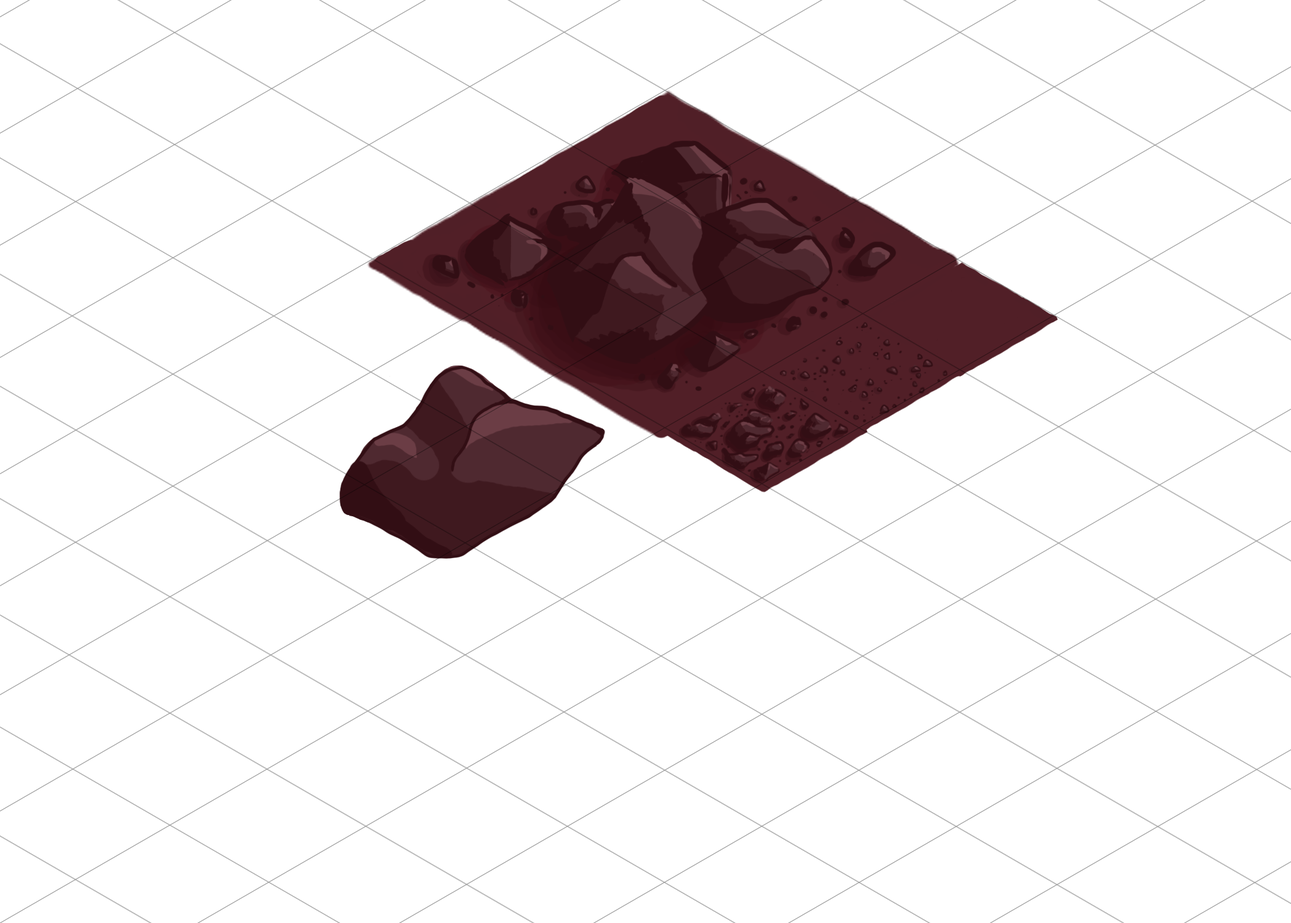
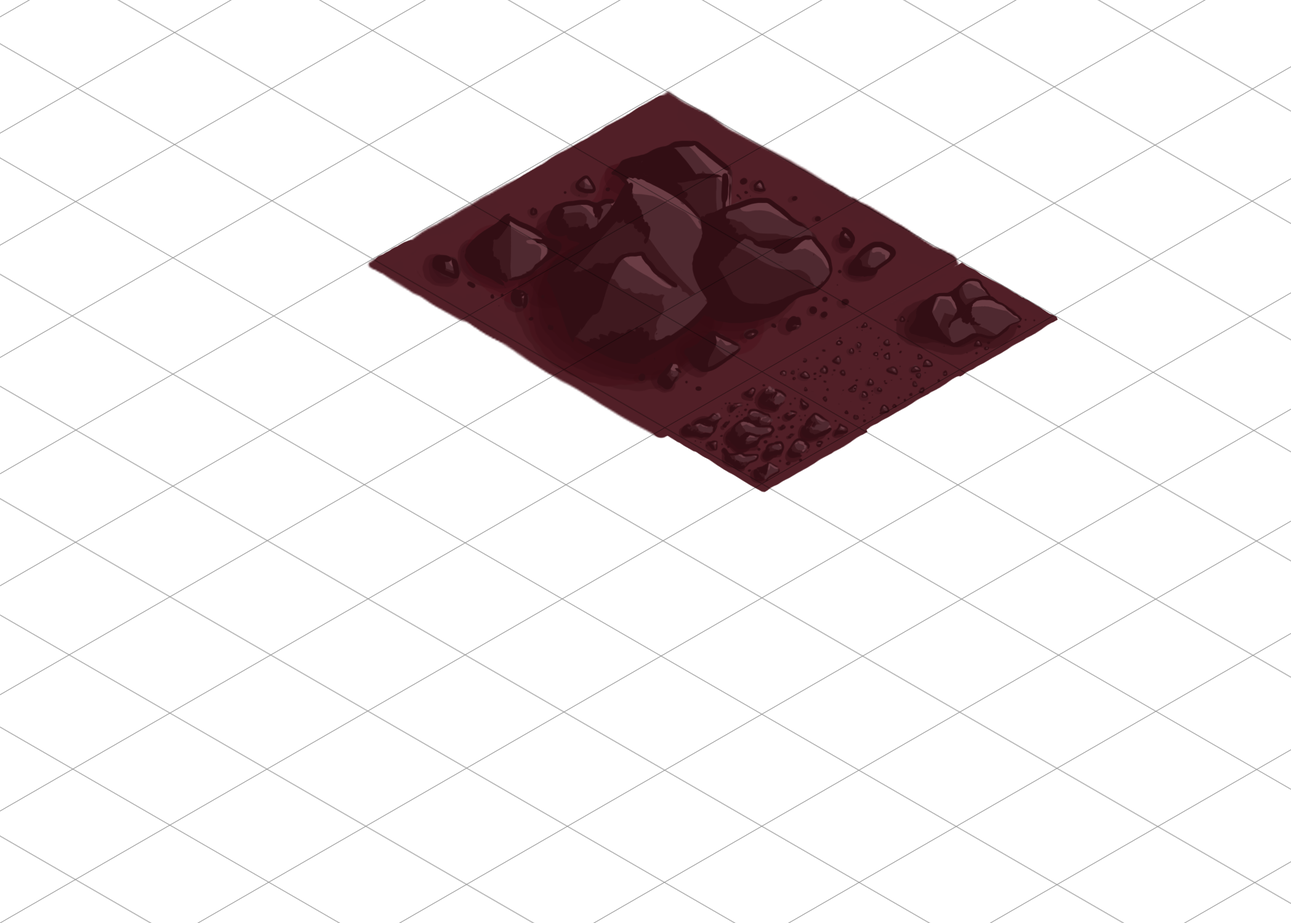
Layers edited between the first and the second 1291px x 923px image:
added group "Group 2" with 3 layers above "Layer 8" over [893, 272, 1036, 356]
moved "Layer 9" into group "Group 2", painted on it over [339, 278, 1036, 559]
moved "Layer 10" into group "Group 2", painted on it over [340, 257, 1021, 559]
added layer "Layer 12" in group "Group 2" over [894, 294, 1020, 356]
